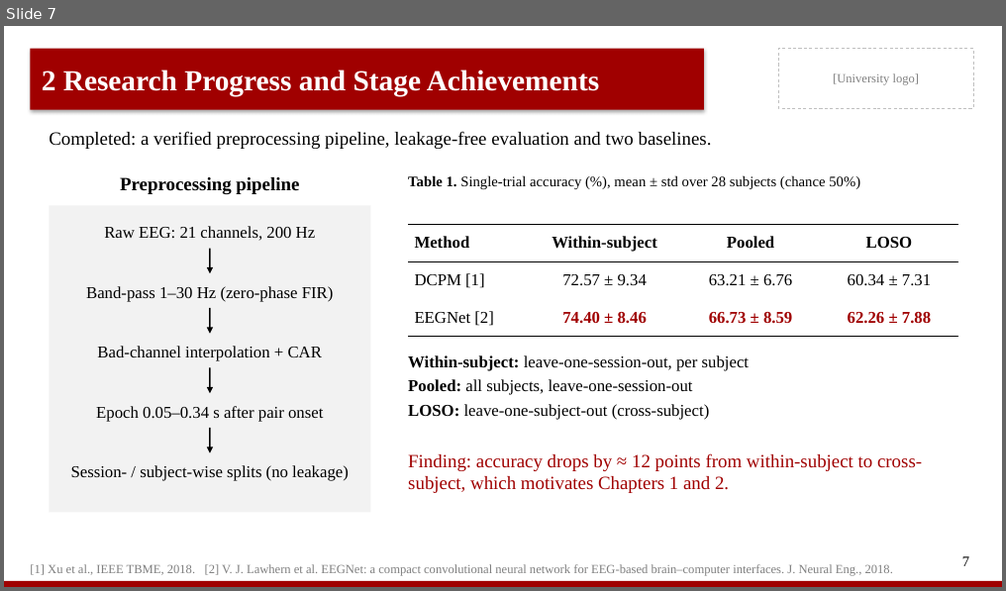
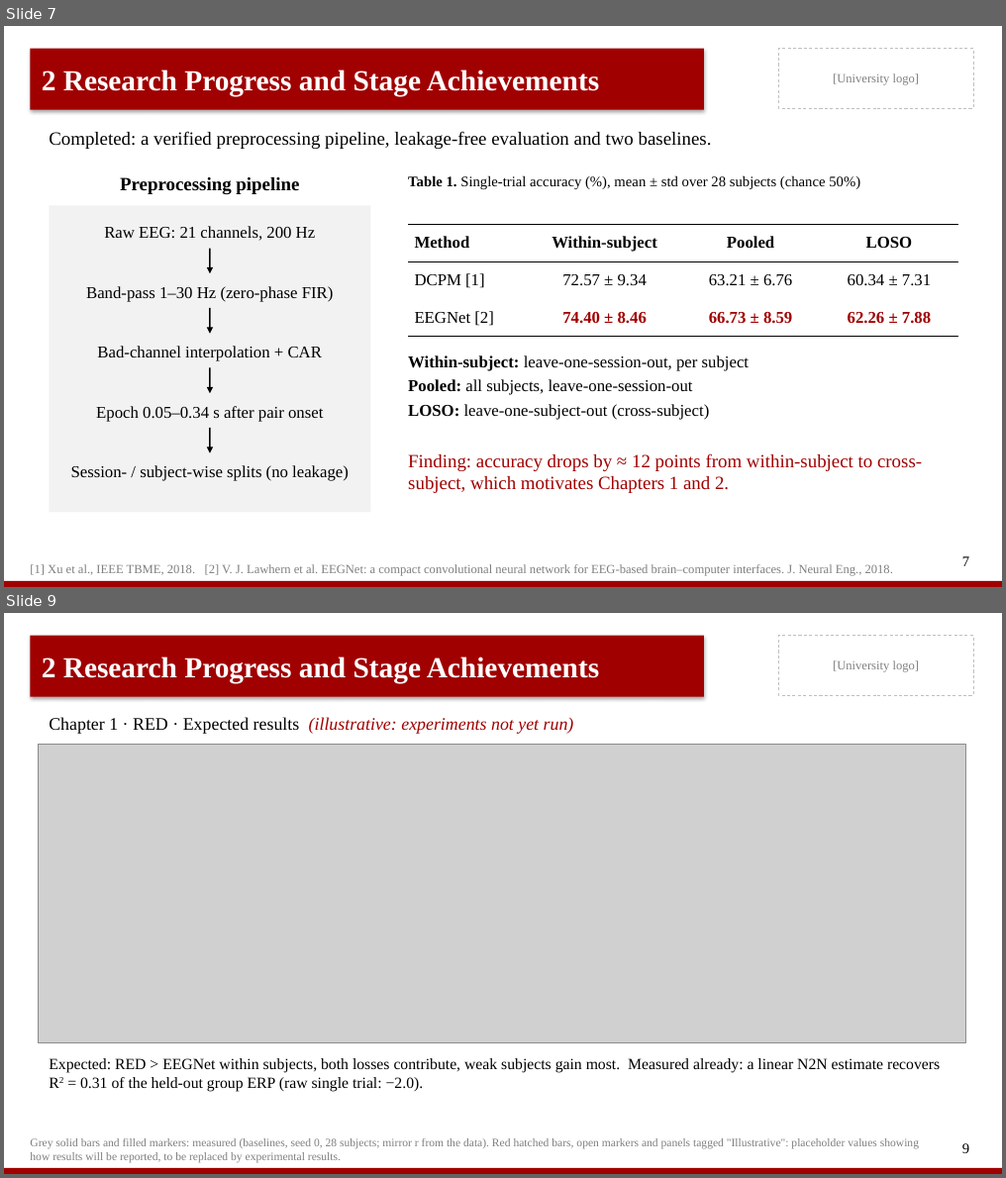
Before and after one commit to HongyuMaaa/EEG, a slide deck: presentation/midterm_defense_sample.pptx. Shown one above the other, each under a label of ours: slide 7 before the commit, slides 7 and 9 after it; the slides between them are not shown. The pictures are 1006x591 and 1006x1178 pixels, drawn with LibreOffice and Linux fonts; fonts in the diff are those of the drawing; grey boxes stand for pictures. Boxes give left, top, right and bottom in pixels: in the first picture for what was removed or moved away, otherwise in the second. Text is boxed around its words. In the diff, an @@ line names an element or a change of style, - is before the commit and + after.

```diff
--- a/presentation/midterm_defense_sample.pptx
+++ b/presentation/midterm_defense_sample.pptx
@@ slide 9 added at (4, 613, 1002, 1174), background #FFFFFF; not listed: 4 template elements that a slide beside it also shows @@
@@ title added at (42, 657, 599, 683), 28 pt, text #FFFFFF, bold @@
+2 Research Progress and Stage Achievements
@@ text added at (49, 717, 574, 734), 17 pt, text #A00000, italic @@
+Chapter 1 · RED · Expected results (illustrative: experiments not yet run)
@@ picture added at (38, 744, 966, 1044) @@
@@ text added at (49, 1059, 940, 1092), 15 pt, text #000000 @@
+Expected: RED > EEGNet within subjects, both losses contribute, weak subjects gain most. Measured already: a linear N2N estimate recovers R2 = 0.31 of the held-out group ERP (raw single trial: −2.0).
@@ text added at (30, 1139, 919, 1163), 11 pt, text #7F7F7F @@
+Grey solid bars and filled markers: measured (baselines, seed 0, 28 subjects; mirror r from the data). Red hatched bars, open markers and panels tagged "Illustrative": placeholder values showing how results will be reported, to be replaced by experimental results.
@@ page number added at (962, 1144, 969, 1154), 14 pt, text #000000 @@
+9
```
Also in this commit, not shown: 2 slides changed, 1 other slide added, 5 other files.
